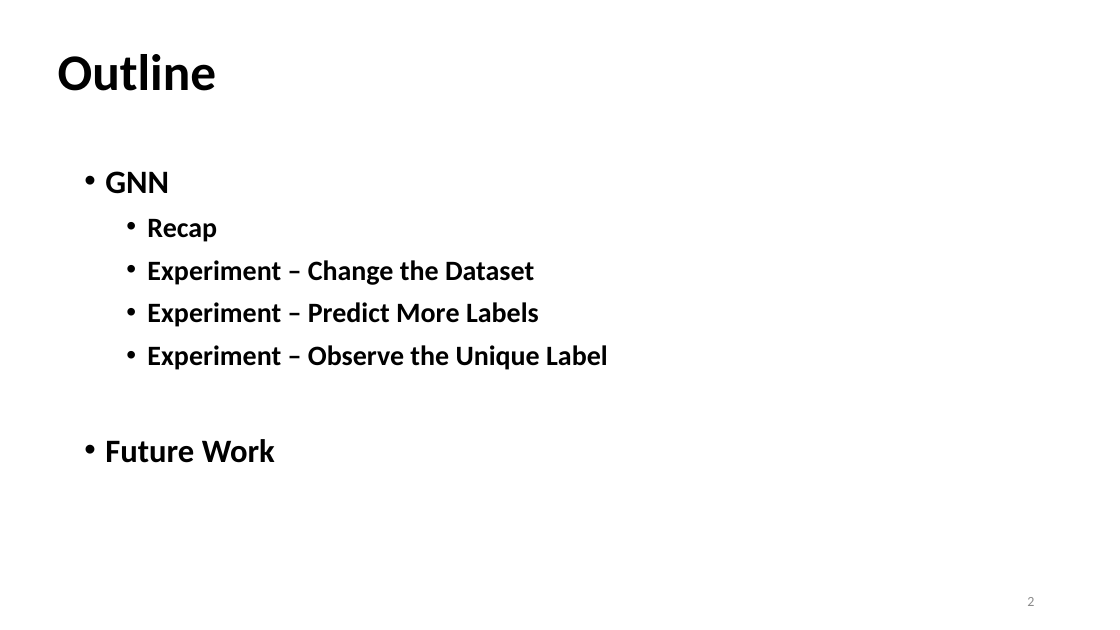
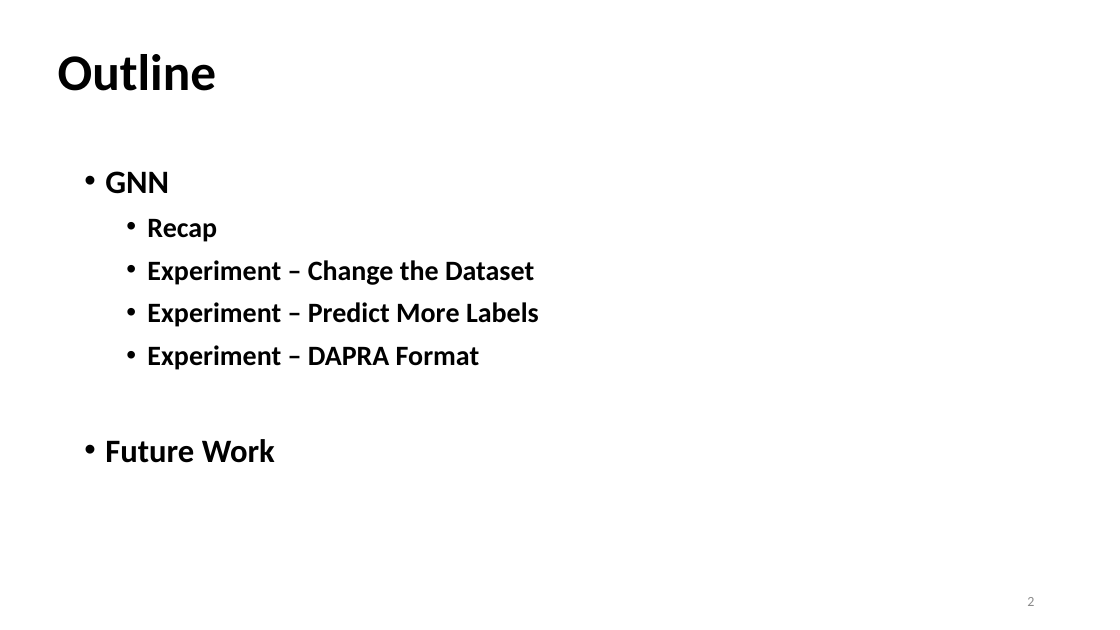
Before and after one commit to Bai1026/Intern-IIS, a slide deck: slide 2 of Meeting/Presentation_1201.pptx. Drawn at 1120x630 pixels with LibreOffice and Linux fonts; fonts in the diff are those of the drawing. Boxes give left, top, right and bottom in pixels: in the first picture for what was removed or moved away, otherwise in the second. Text is boxed around its words. In the diff, an @@ line names an element or a change of style, - is before the commit and + after.

```diff
--- a/Meeting/Presentation_1201.pptx
+++ b/Meeting/Presentation_1201.pptx
@@ text at box(147, 345, 480, 370): text changed @@
-  • Experiment – Observe the Unique Label
+  • Experiment – DAPRA Format
```
Also in this commit, not shown: 2 other slides changed, 4 slides added, 2 slides removed, 56 other files.
